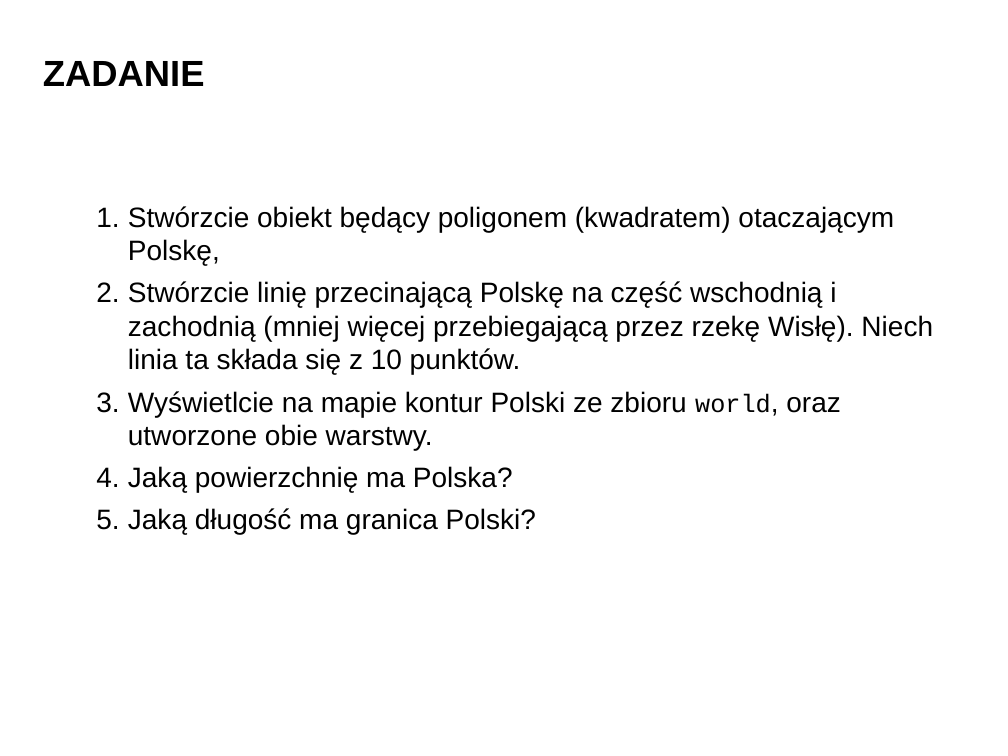
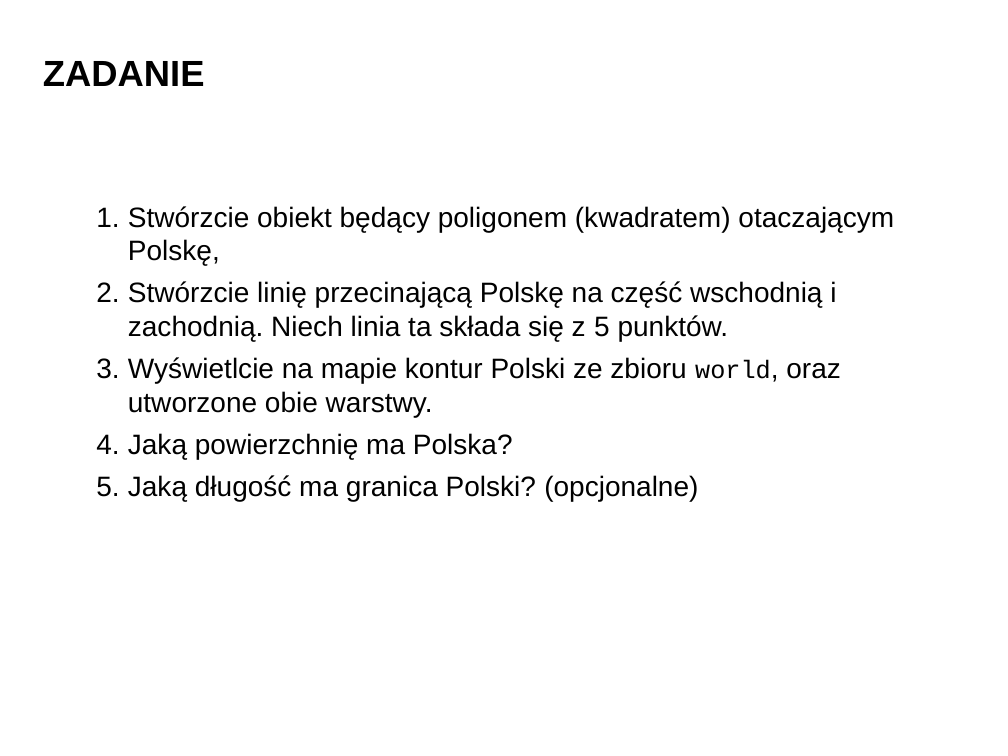
Before and after one commit to dabrowskia/ADP2020, a slide deck: slide 38 of presentations/Analiza Danych Przestrzennych 02.pptx. Drawn at 1008x756 pixels with LibreOffice and Linux fonts; fonts in the diff are those of the drawing; background and template pictures are left out. Boxes give left, top, right and bottom in pixels: in the first picture for what was removed or moved away, otherwise in the second. Text is boxed around its words. In the diff, an @@ line names an element or a change of style, - is before the commit and + after.

```diff
--- a/presentations/Analiza Danych Przestrzennych 02.pptx
+++ b/presentations/Analiza Danych Przestrzennych 02.pptx
@@ text at (128,281,836,341): text changed @@
-  2. Stwórzcie linię przecinającą Polskę na część wschodnią i zachodnią (mniej więcej przebiegającą przez rzekę Wisłę). Niech linia ta składa się z 10 punktów.
+  2. Stwórzcie linię przecinającą Polskę na część wschodnią i zachodnią. Niech linia ta składa się z 5 punktów.
@@ text at (128,475,698,501): text changed @@
-  5. Jaką długość ma granica Polski?
+  5. Jaką długość ma granica Polski? (opcjonalne)
```
Also in this commit, not shown: 11 other slides changed, 1 slide added, 2 other files.
